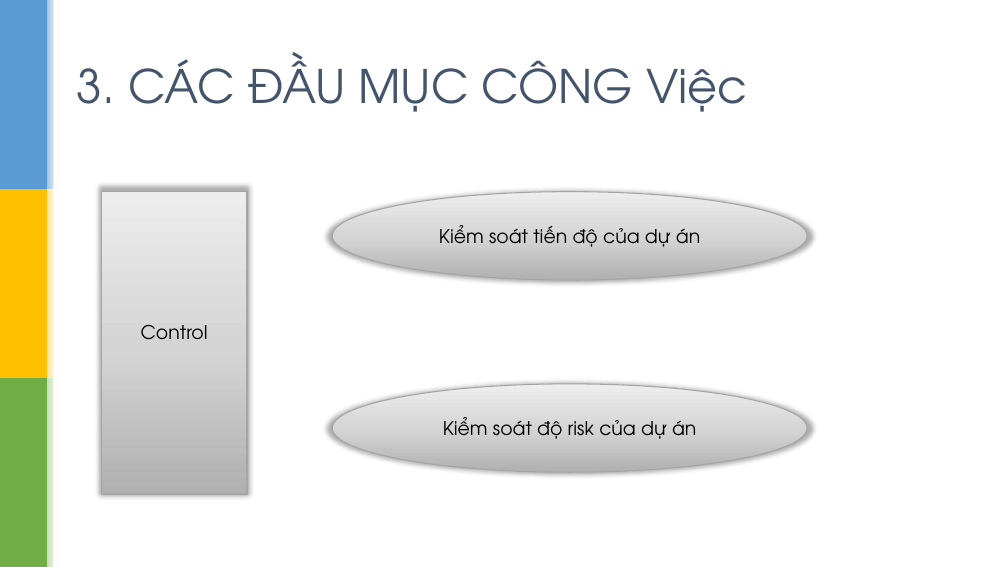
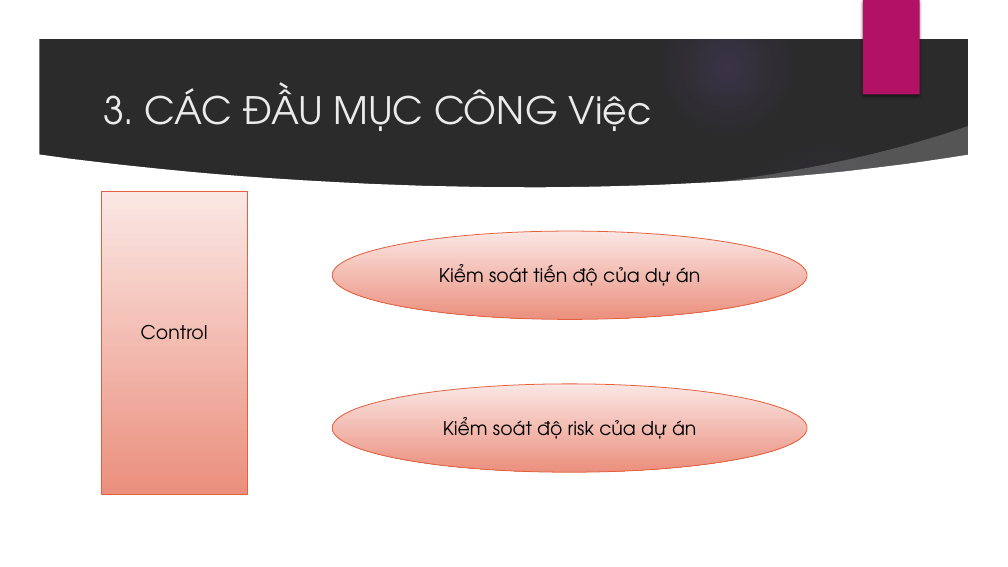
Before and after one commit to sondc/SWM_Project, a slide deck: slide 10 of Document/Slide_Project.pptx (slide 11 before the commit). Drawn at 1008x567 pixels with LibreOffice and Linux fonts; fonts in the diff are those of the drawing; background and template pictures are left out; a plain dark background stands for a picture behind light text. Boxes give left, top, right and bottom in pixels: in the first picture for what was removed or moved away, otherwise in the second. Text is boxed around its words. In the diff, an @@ line names an element or a change of style, - is before the commit and + after.

```diff
--- a/Document/Slide_Project.pptx
+++ b/Document/Slide_Project.pptx
@@ group added at (0, 0, 1008, 567): 4 ellipses, 3 freeform shapes @@
@@ group removed at (0, 0, 59, 567): 7 rectangles @@
@@ rectangle added at (863, 0, 920, 95), fill #B31166 @@
@@ title "3. CÁC ĐẦU MỤC CÔNG ...": place and size @@
-title "3. CÁC ĐẦU MỤC CÔNG ..." at (77, 54, 748, 112)
+title "3. CÁC ĐẦU MỤC CÔNG ..." at (103, 85, 652, 131)
@@ title "3. CÁC ĐẦU MỤC CÔNG ..." at (103, 85, 652, 131): size 44 to 36 pt, text colour #44546A to #EBEBEB @@
@@ fill gradient #B1B1B1 to #D5D5D5 to #EDEDED to gradient #FAE8E5 to #EB907F; outline #A5A5A5 1 pt to #E45F3C 0.75 pt; shadow off in 3 elements at (101, 192, 247, 495), (332, 384, 807, 473), (332, 231, 807, 320) @@
@@ ellipse "Kiểm soát tiến độ của ...": place and size @@
-ellipse "Kiểm soát tiến độ của ..." at (332, 192, 807, 281)
+ellipse "Kiểm soát tiến độ của ..." at (332, 231, 807, 320)
```
Also in this commit, not shown: 7 other slides changed, 3 slides added, 4 slides removed.
